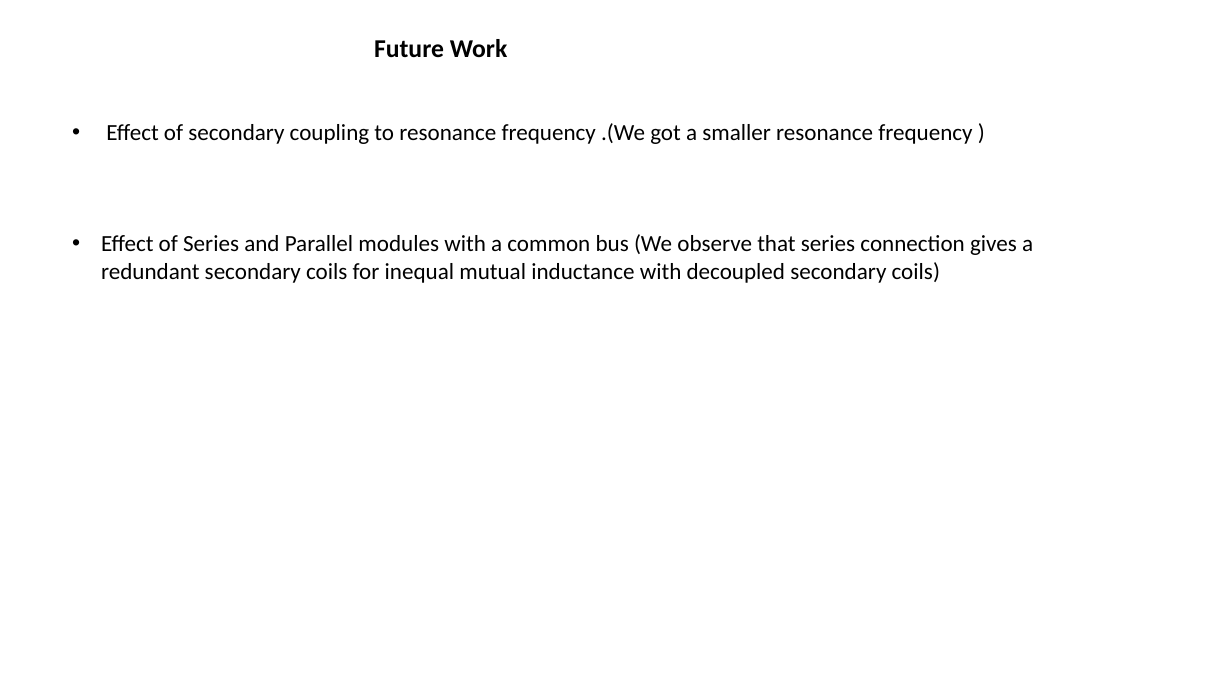
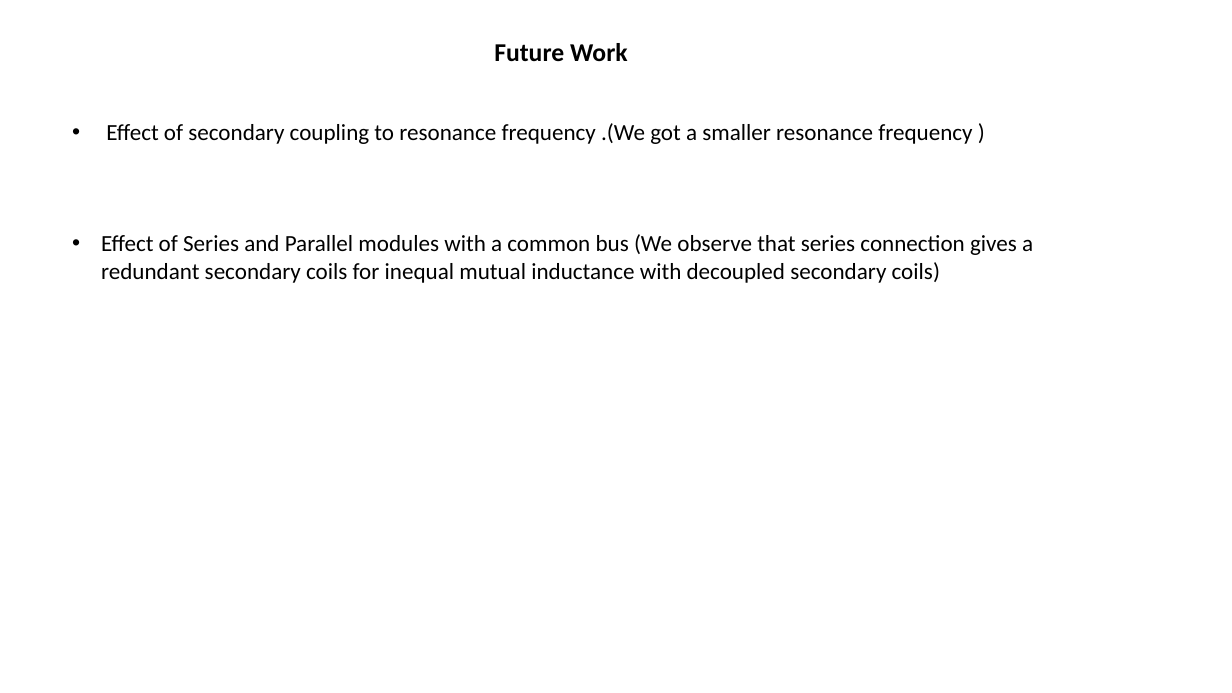
Before and after one commit to EnesAyaz/Studies, a slide deck: slide 15 of Reports/WPT/Analytical Modelling.pptx. Drawn at 1232x693 pixels with LibreOffice and Linux fonts; fonts in the diff are those of the drawing. Boxes give left, top, right and bottom in pixels: in the first picture for what was removed or moved away, otherwise in the second. Text is boxed around its words. In the diff, an @@ line names an element or a change of style, - is before the commit and + after.

```diff
--- a/Reports/WPT/Analytical Modelling.pptx
+++ b/Reports/WPT/Analytical Modelling.pptx
@@ text "Future Work": place and size @@
-text "Future Work" at (374,39,508,57)
+text "Future Work" at (494,43,628,62)
@@ text "Future Work" at (494,43,628,62): alignment left to centre @@
```
Also in this commit, not shown: 3 other slides changed, 9 other files.
